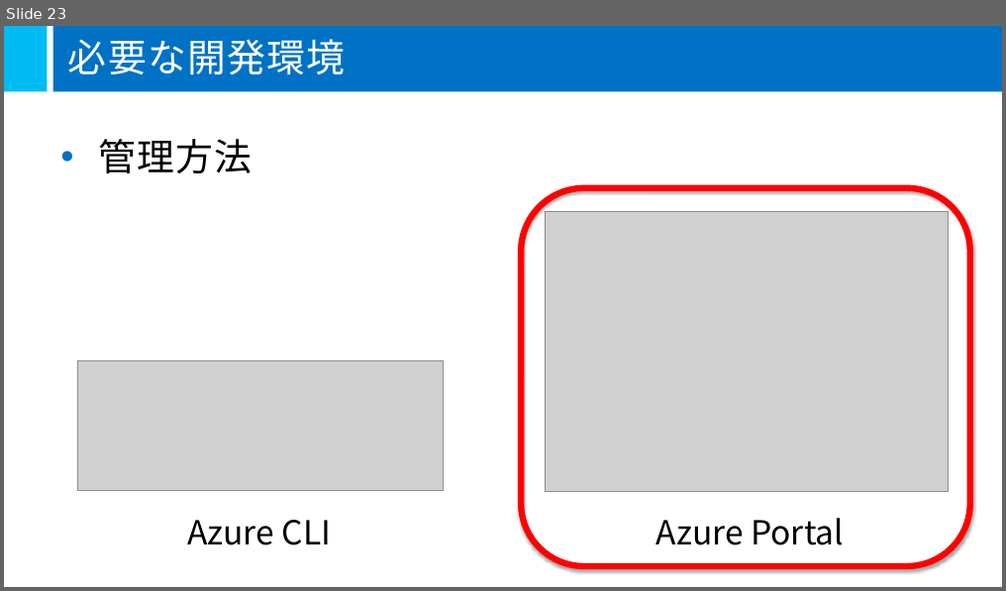
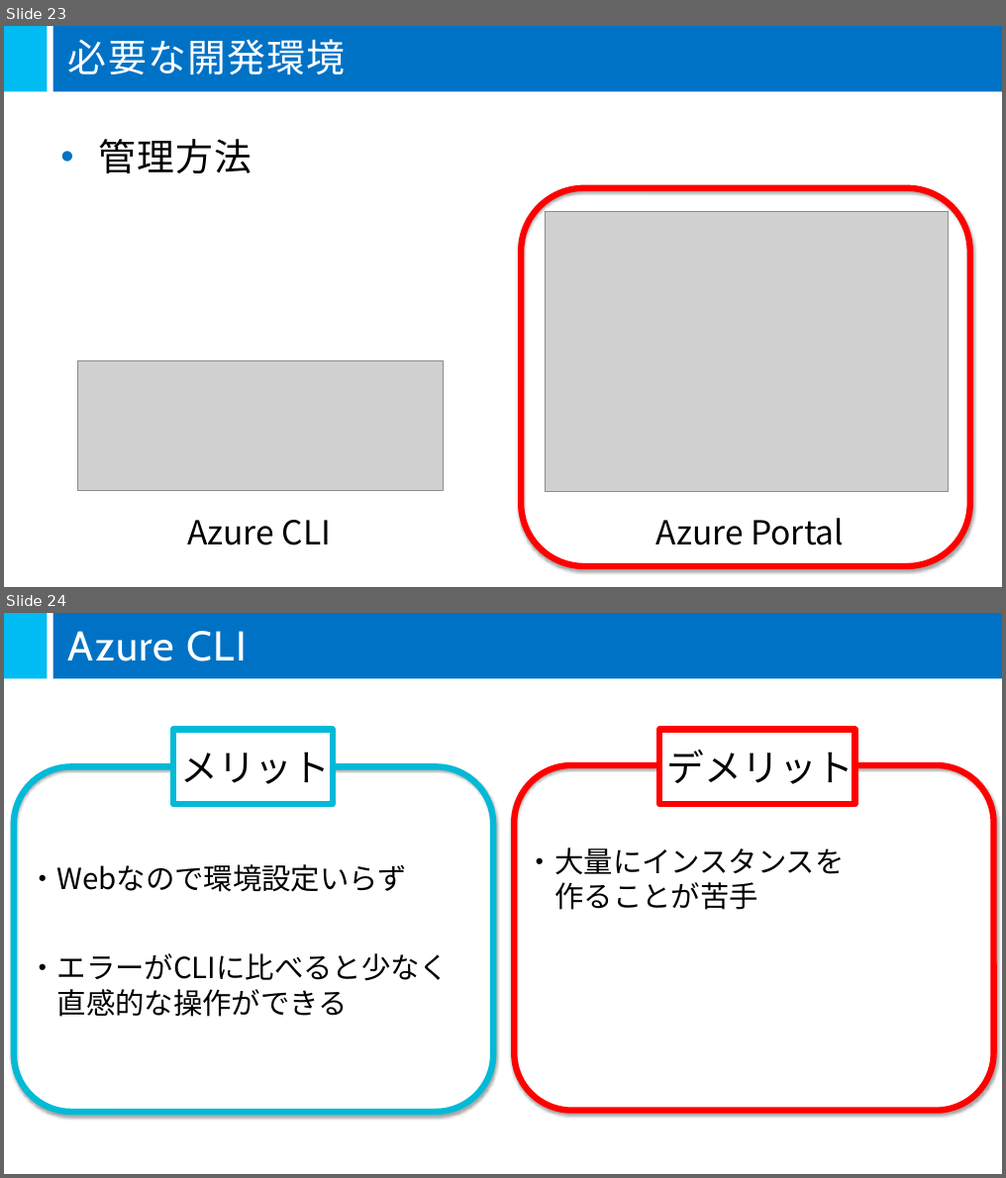
Before and after one commit to mspjp/20160611TokyoSeminar, a slide deck: 05-Microsoft Azure/05-Microsoft Azure.pptx. Shown one above the other, each under a label of ours: slide 23 before the commit, slides 23 and 24 after it. The pictures are 1006x591 and 1006x1178 pixels, drawn with LibreOffice and Linux fonts; fonts in the diff are those of the drawing; grey boxes stand for pictures. Boxes give left, top, right and bottom in pixels: in the first picture for what was removed or moved away, otherwise in the second. Text is boxed around its words. In the diff, an @@ line names an element or a change of style, - is before the commit and + after.

Commit message:
開発デモスライドの追加 全体的なフォント配色の変更 デモ部分、とりあえず抑えておきたい機能は数個追加しデモ部分は終了 ロードマップ、機械学習を追加し完成になる予定です。 日曜までには。。。（すいません）

```diff
--- a/05-Microsoft Azure/05-Microsoft Azure.pptx
+++ b/05-Microsoft Azure/05-Microsoft Azure.pptx
@@ slide 24 added at <box>4,613,1002,1174</box>, background #FFFFFF; not listed: 2 template elements that a slide beside it also shows @@
@@ title added at <box>68,631,247,662</box>, 40 pt, text #FFFFFF @@
+Azure CLI
@@ rectangle added at <box>173,730,333,805</box>, fill #FFFFFF, outline #00BAD7 6 pt, 36 pt, text #000000 @@
+メリット
@@ rectangle added at <box>659,730,855,805</box>, fill #FFFFFF, outline #FF0000 6 pt, 36 pt, text #000000 @@
+デメリット
@@ rounded rectangle added at <box>14,767,494,1112</box>, outline #00BAD7 6 pt @@
@@ rounded rectangle added at <box>514,765,994,1111</box>, outline #FF0000 6 pt @@
@@ text added at <box>526,848,845,910</box>, 28 pt, text #000000 @@
+・大量にインスタンスを
+作ることが苦手
@@ text added at <box>28,864,407,892</box>, 28 pt, text #000000 @@
+・Webなので環境設定いらず
@@ text added at <box>28,954,449,1017</box>, 28 pt, text #000000 @@
+・エラーがCLIに比べると少なく
+直感的な操作ができる
```
Also in this commit, not shown: 5 slides changed, 8 other slides added, 1 slide removed.
